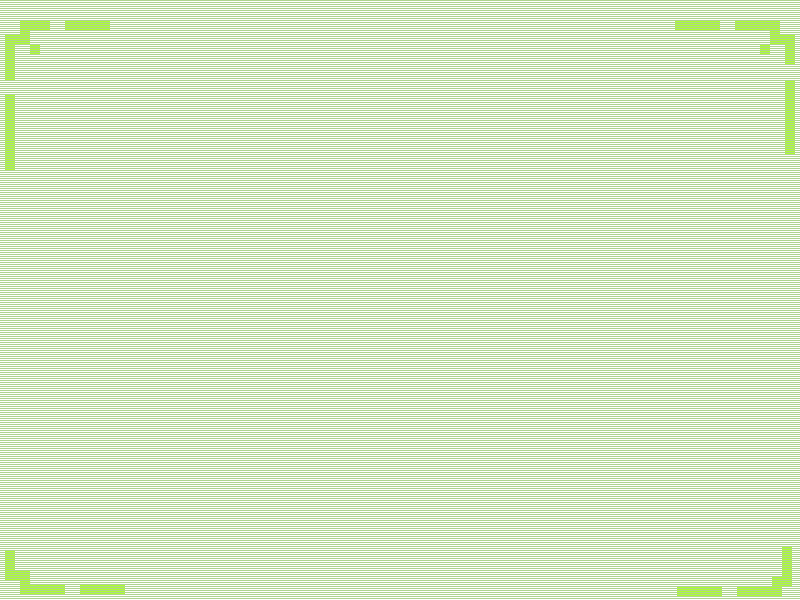
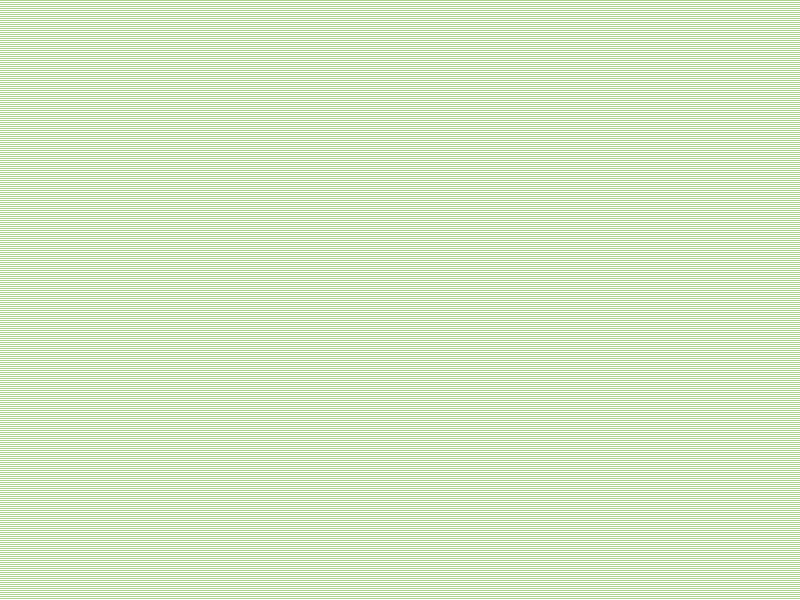
Layers edited between the first and the second 800x600 image:
removed layer "Layer #4" over [662, 537, 792, 596]
removed layer "Layer #3" over [5, 535, 125, 594]
removed layer "Layer #2" over [675, 21, 795, 154]
removed layer "Layer #1" (was soft light) over [5, 21, 110, 170]
